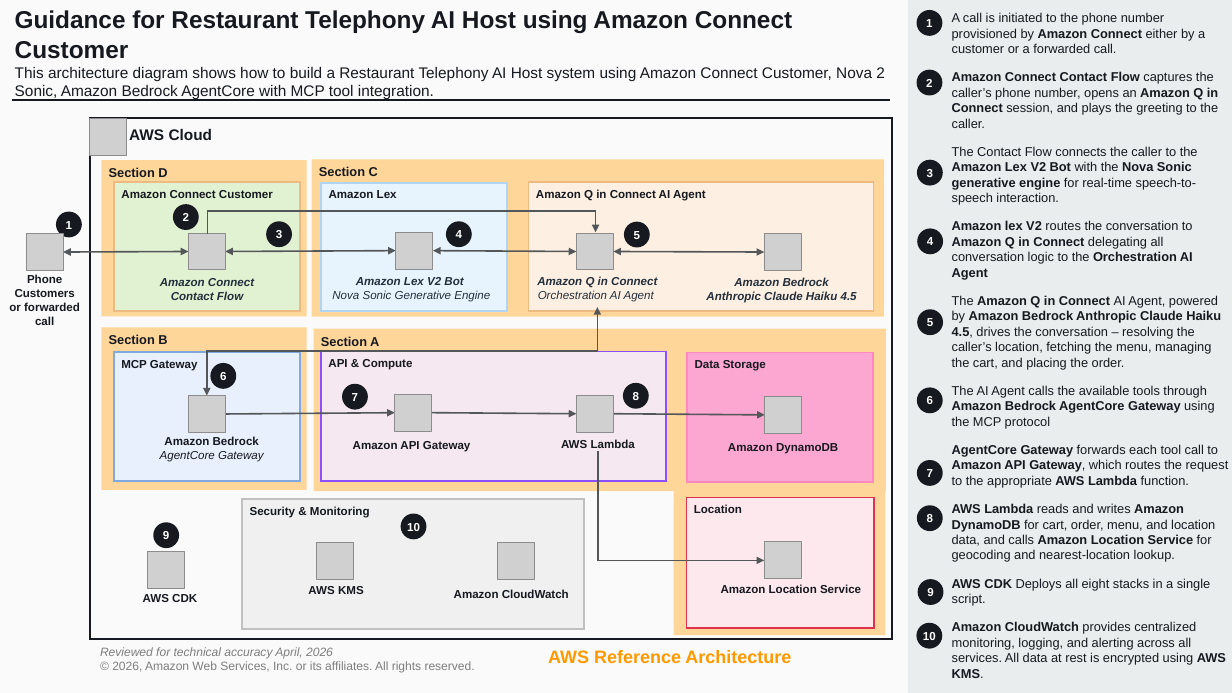
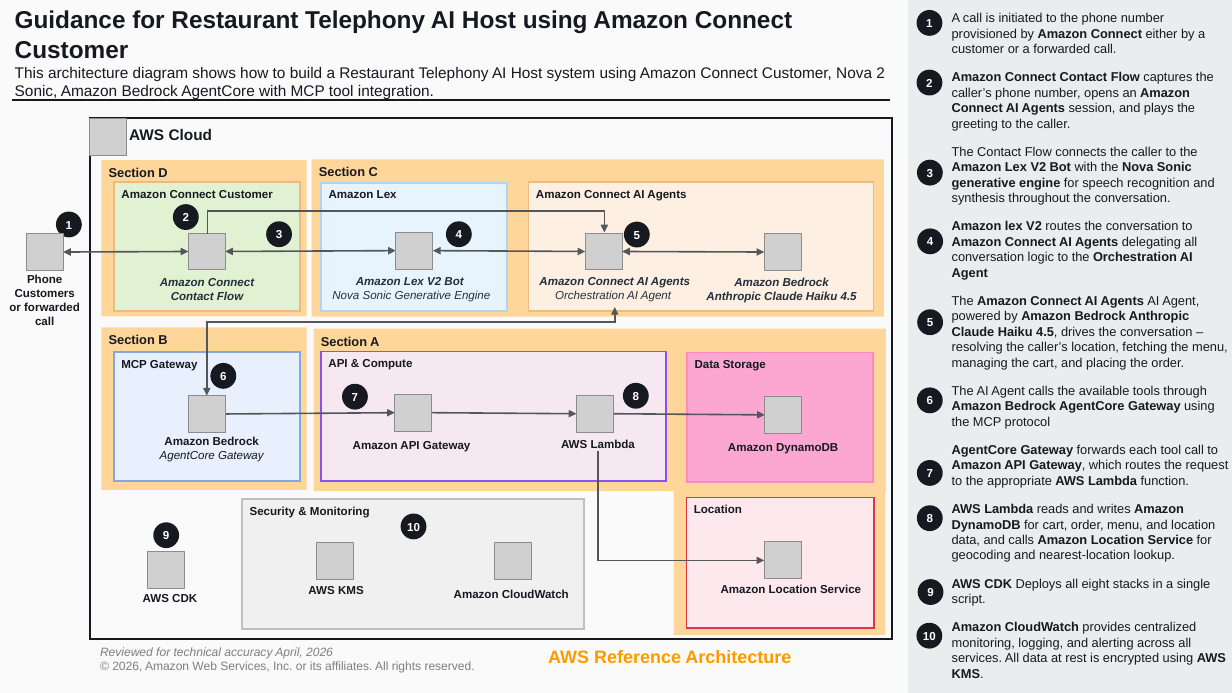
Before and after one commit to aws-samples/sample-restaurant-telephony-ai-host-using-amazon-connect-customer, a slide deck: slide 1 of assets/connect-ai-host-arch-diagram.pptx. Drawn at 1232x693 pixels with LibreOffice and Linux fonts; fonts in the diff are those of the drawing; grey boxes stand for pictures; background and template pictures are left out. Boxes give left, top, right and bottom in pixels: in the first picture for what was removed or moved away, otherwise in the second. Text is boxed around its words. In the diff, an @@ line names an element or a change of style, - is before the commit and + after.

Commit message:
feat: Migrate to Agentic Voice, add AI Guardrails and caller identification

```diff
--- a/assets/connect-ai-host-arch-diagram.pptx
+++ b/assets/connect-ai-host-arch-diagram.pptx
@@ text at [952,71,1228,369]: text changed @@
-Amazon Connect Contact Flow captures the caller’s phone number, opens an Amazon Q in Connect session, and plays the greeting to the caller.
-The Contact Flow connects the caller to the Amazon Lex V2 Bot with the Nova Sonic generative engine for real-time speech-to-speech interaction.
-Amazon lex V2 routes the conversation to Amazon Q in Connect delegating all conversation logic to the Orchestration AI Agent
-The Amazon Q in Connect AI Agent, powered by Amazon Bedrock Anthropic Claude Haiku 4.5, drives the conversation – resolving the caller’s location, fetching the menu, managing the cart, and placing the order.
+Amazon Connect Contact Flow captures the caller’s phone number, opens an Amazon Connect AI Agents session, and plays the greeting to the caller.
+The Contact Flow connects the caller to the Amazon Lex V2 Bot with the Nova Sonic generative engine for speech recognition and synthesis throughout the conversation.
+Amazon lex V2 routes the conversation to Amazon Connect AI Agents delegating all conversation logic to the Orchestration AI Agent
+The Amazon Connect AI Agents AI Agent, powered by Amazon Bedrock Anthropic Claude Haiku 4.5, drives the conversation – resolving the caller’s location, fetching the menu, managing the cart, and placing the order.
@@ text in rectangle at [536,190,686,201]: text changed @@
-Amazon Q in Connect AI Agent
+Amazon Connect AI Agents
@@ elbow arrow moved from (207, 234) - (596, 233) to (207, 234) - (604, 233) @@
@@ picture: place and size @@
-picture at [577,233,614,270]
+picture at [585,233,622,270]
@@ double arrow moved from (433, 250) - (577, 251) to (433, 250) - (585, 251) @@
@@ double arrow moved from (614, 251) - (764, 252) to (622, 251) - (764, 252) @@
@@ text at [539,277,690,288]: text changed @@
-Amazon Q in Connect
+Amazon Connect AI Agents
@@ elbow double arrow moved from (598, 307) - (207, 396) to (615, 307) - (207, 396) @@
@@ picture: place and size @@
-picture at [498,543,535,579]
+picture at [494,543,531,579]
```
Also in this commit, not shown: 9 other files.
